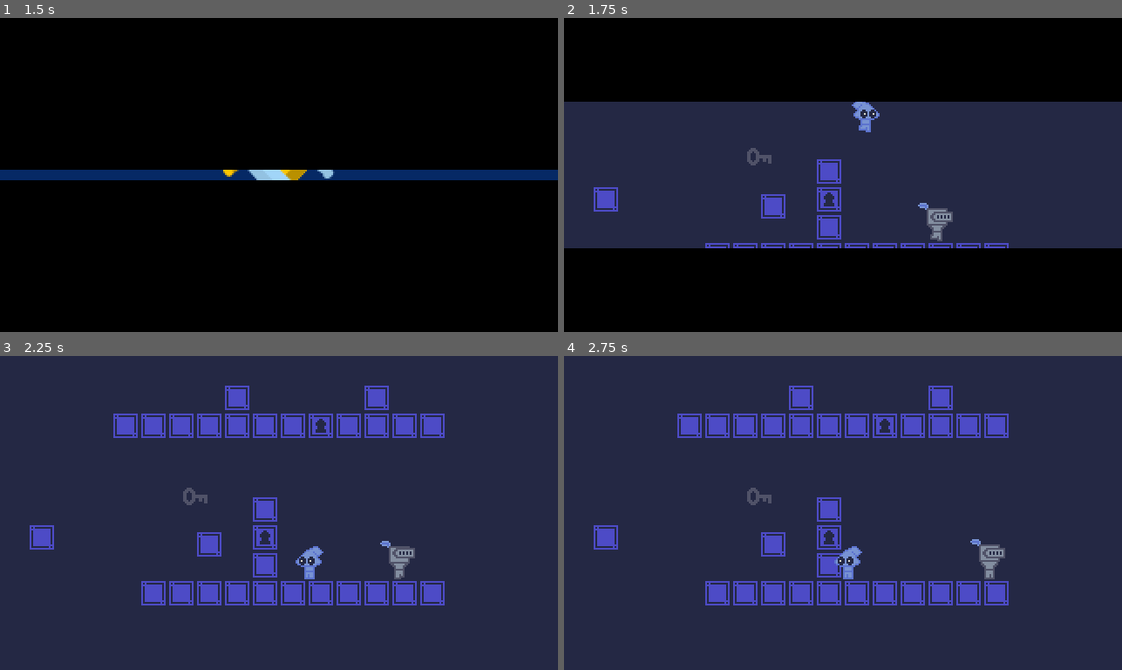
Above: before the commit, frames 1-4 (two rows, left to right).
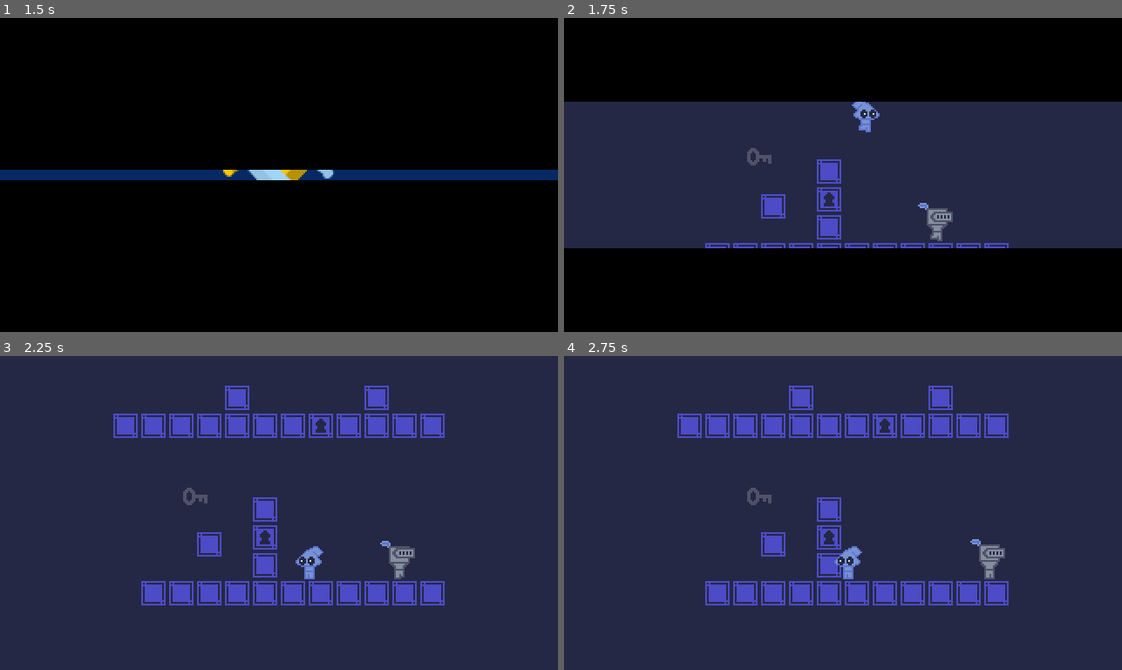
Above: after the commit, the same moments.

Repository: dw3nt/palette-jam-2-break
Game: Godot game, scene res://Main.tscn
Same seed, same stepped clock (60 frames per second), same inputs: the game is played once before the commit and once after it.
Inputs (mouse positions are in pixels of both pictures, inside the frame that each line leads up to):
- Up to frame 1 (1.5 s): tap Enter at 0.5 s; move the mouse to (401, 159) at 0.52 s; hold S (crouch) 0.53-1.28 s; hold D (move_right) from 0.53 s (still down); tap Space (jump) at 0.77 s; move the mouse to (167, 190) at 1.27 s; tap S (crouch) at 1.35 s
- Up to frame 2 (1.75 s): keep holding D (move_right); tap Space (jump) at 1.52 s
- Up to frame 3 (2.25 s): move the mouse to (334, 443) at 2.02 s; release D (move_right) at 2.03 s; hold A (move_left) from 2.03 s (still down); hold E (interact) from 2.03 s (still down)
- Up to frame 4 (2.75 s): keep holding A (move_left); keep holding E (interact); tap S (crouch) at 2.3 s

Frame 1 is identical in both runs. In frame 2, 0.3% of the frame differs, in the area x 5-10%, y 53-62%; in frame 3, 0.3%; in frame 4, 0.3%.

Commit message:
improved vision and sound detection

Diff:
--- a/characters/guard/Chase.gd
+++ b/characters/guard/Chase.gd
@@ -1,6 +1,8 @@
 extends GuardState
 
 const TARGET_POS_OFFSET := Vector2(0, -12)
+
+var isTargetInChaseRange : bool = false
 
 
 func enter_state(params : Dictionary = {}) -> void:
@@ -8,7 +10,7 @@
 
 
 func physics_process(delta : float) -> void:
-	if !canSeeChaseTarget():
+	if !shouldChaseTarget():
 		fsm.change_state("Patrol")
 		return
 
@@ -18,15 +20,21 @@
 	handleFacing(moveDirX)
 
 
-func canSeeChaseTarget() -> bool:
-	var isInVisionCone = .canSeeChaseTarget()
-	return isInVisionCone
+func shouldChaseTarget() -> bool:
+	var isInVisionCone = canSeeChaseTarget()
+	if !isInVisionCone && !isTargetInChaseRange:
+		return false
+
+	return true
 
 
 func exit_state() -> void:
 	fsm.exclaimationSprite.visible = false
 
 
-func _on_ChaseableRangeDetect_body_exited(body : Player) -> void:
-	if !body:
-		return
+func _on_ChaseableRangeDetect_area_entered(area : Area2D) -> void:
+	isTargetInChaseRange = true
+
+
+func _on_ChaseableRangeDetect_area_exited(area : Area2D) -> void:
+	isTargetInChaseRange = false
--- a/characters/guard/Fall.gd
+++ b/characters/guard/Fall.gd
@@ -17,7 +17,6 @@
 		return
 
 	fsm.velocity.y += GRAVITY
-	print(fsm.velocity.y)
 	if abs(fsm.velocity.x) > AIR_MOVE_SPEED && sign(xInput) == sign(fsm.velocity.x):
 		fsm.velocity.x = lerp(fsm.velocity.x, AIR_MOVE_SPEED * sign(fsm.velocity.x), AIR_FRICTION)
 	else:
--- a/characters/guard/Guard.gd
+++ b/characters/guard/Guard.gd
@@ -1,5 +1,6 @@
 extends KinematicBody2D
 
+onready var hearingDetect = $HearingDetect
 onready var stateWrap = $GuardStateMachine as GuardStateMachine
 
 
@@ -26,6 +27,28 @@
 	stateWrap.isOnFloor = is_on_floor()
 
 
+func detectedSound(sound : Sound) -> void:
+	var firstIteration = true
+	var remainingDistance = sound.magnitude
+	var worldSpace = get_world_2d().direct_space_state
+	var startPos = sound.global_position
+	var endPos = hearingDetect.global_position
+	var excludes = []
+	while remainingDistance > 0.0:
+		var intersection = worldSpace.intersect_ray(startPos, endPos, excludes, 272, true, true)
+		if intersection:
+			if intersection.collider.is_in_group("block_vision"):
+				var distanceTraveled = startPos.distance_to(intersection.position)
+				remainingDistance = (remainingDistance - distanceTraveled) / 2.0
+				excludes = [intersection.collider]
+				startPos = intersection.position
+			else:	# ray only looks for wall and guard_listen layers
+				remainingDistance = 0.0
+				stateWrap.state.heardNoise(intersection.position)
+
+		firstIteration = false
+
+
 func _on_HurtDetect_body_entered(body : PickUpItem) -> void:
 	if !body:
 		return
--- a/characters/guard/Guard.tscn
+++ b/characters/guard/Guard.tscn
@@ -11,6 +11,7 @@
 [ext_resource path="res://characters/guard/Alert.gd" type="Script" id=9]
 [ext_resource path="res://assets/images/stun-sparks.png" type="Texture" id=10]
 [ext_resource path="res://characters/guard/Stun.gd" type="Script" id=11]
+[ext_resource path="res://assets/images/question.png" type="Texture" id=12]
 
 [sub_resource type="AtlasTexture" id=9]
 atlas = ExtResource( 10 )
@@ -165,6 +166,9 @@
 [sub_resource type="CircleShape2D" id=14]
 radius = 96.0
 
+[sub_resource type="CircleShape2D" id=16]
+radius = 8.0
+
 [sub_resource type="CapsuleShape2D" id=13]
 radius = 6.0
 height = 12.0
@@ -192,6 +196,11 @@
 visible = false
 position = Vector2( 0, -32 )
 texture = ExtResource( 8 )
+
+[node name="QuestionSprite" type="Sprite" parent="."]
+visible = false
+position = Vector2( 0, -32 )
+texture = ExtResource( 12 )
 
 [node name="CollisionShape2D" type="CollisionShape2D" parent="."]
 visible = false
@@ -211,11 +220,20 @@
 position = Vector2( 0, -15 )
 
 [node name="VisionRangeDetect" type="Area2D" parent="."]
+visible = false
 collision_layer = 0
 collision_mask = 128
 
 [node name="CollisionShape2D" type="CollisionShape2D" parent="VisionRangeDetect"]
 shape = SubResource( 14 )
+
+[node name="HearingDetect" type="Area2D" parent="."]
+position = Vector2( 0, -16 )
+collision_layer = 256
+collision_mask = 0
+
+[node name="CollisionShape2D" type="CollisionShape2D" parent="HearingDetect"]
+shape = SubResource( 16 )
 
 [node name="HurtDetect" type="Area2D" parent="."]
 visible = false
@@ -231,6 +249,7 @@
 animationPlayerPath = NodePath("../AnimationPlayer")
 spritePath = NodePath("../Sprite")
 exclaimationSpritePath = NodePath("../ExclaimationSprite")
+questionSpritePath = NodePath("../QuestionSprite")
 stunSparksSpritePath = NodePath("../StunSparksSprite")
 lineOfSightPosPath = NodePath("../LineOfSightPosition")
 
@@ -271,8 +290,10 @@
 script = ExtResource( 7 )
 
 [node name="ChaseableRangeDetect" type="Area2D" parent="GuardStateMachine/Chase"]
+visible = false
 position = Vector2( 0, -8 )
 collision_layer = 0
+collision_mask = 128
 
 [node name="CollisionShape2D" type="CollisionShape2D" parent="GuardStateMachine/Chase/ChaseableRangeDetect"]
 shape = SubResource( 15 )
@@ -290,5 +311,6 @@
 [connection signal="timeout" from="GuardStateMachine/Idle/Timer" to="GuardStateMachine/Idle" method="_on_Timer_timeout"]
 [connection signal="timeout" from="GuardStateMachine/Patrol/Timer" to="GuardStateMachine/Patrol" method="_on_Timer_timeout"]
 [connection signal="timeout" from="GuardStateMachine/Patrol/EdgeDetect/EdgeTimer" to="GuardStateMachine/Patrol" method="_on_EdgeTimer_timeout"]
-[connection signal="body_exited" from="GuardStateMachine/Chase/ChaseableRangeDetect" to="GuardStateMachine/Chase" method="_on_ChaseableRangeDetect_body_exited"]
+[connection signal="area_entered" from="GuardStateMachine/Chase/ChaseableRangeDetect" to="GuardStateMachine/Chase" method="_on_ChaseableRangeDetect_area_entered"]
+[connection signal="area_exited" from="GuardStateMachine/Chase/ChaseableRangeDetect" to="GuardStateMachine/Chase" method="_on_ChaseableRangeDetect_area_exited"]
 [connection signal="timeout" from="GuardStateMachine/Stun/Timer" to="GuardStateMachine/Stun" method="_on_Timer_timeout"]
--- a/characters/guard/GuardState.gd
+++ b/characters/guard/GuardState.gd
@@ -27,22 +27,32 @@
 			fsm.velocity.x = 0
 
 
+func heardNoise(position : Vector2) -> void:
+	pass
+
+
 func canSeeChaseTarget() -> bool:
 	if fsm.chaseTarget:
+		var worldSpace = get_world_2d().direct_space_state
+
 		var headResult = null
 		var midResult = null
-		var feetResult = get_world_2d().direct_space_state.intersect_ray(fsm.lineOfSightPos.global_position, fsm.chaseTarget.global_position, [], 144, true, true)
+		var feetResult = worldSpace.intersect_ray(fsm.lineOfSightPos.global_position, fsm.chaseTarget.global_position, [], 144, true, true)
 		if fsm.chaseTarget.isCrouched:
-			headResult = get_world_2d().direct_space_state.intersect_ray(fsm.lineOfSightPos.global_position, fsm.chaseTarget.global_position + Vector2(0, -6), [], 144, true, true)
-			midResult = get_world_2d().direct_space_state.intersect_ray(fsm.lineOfSightPos.global_position, fsm.chaseTarget.global_position + Vector2(0, -2), [], 144, true, true)
+			headResult = worldSpace.intersect_ray(fsm.lineOfSightPos.global_position, fsm.chaseTarget.global_position + Vector2(0, -6), [], 144, true, true)
+			midResult = worldSpace.intersect_ray(fsm.lineOfSightPos.global_position, fsm.chaseTarget.global_position + Vector2(0, -2), [], 144, true, true)
 		else:
-			headResult = get_world_2d().direct_space_state.intersect_ray(fsm.lineOfSightPos.global_position, fsm.chaseTarget.global_position + Vector2(0, -18), [], 144, true, true)
-			midResult = get_world_2d().direct_space_state.intersect_ray(fsm.lineOfSightPos.global_position, fsm.chaseTarget.global_position + Vector2(0, -5), [], 144, true, true)
+			headResult = worldSpace.intersect_ray(fsm.lineOfSightPos.global_position, fsm.chaseTarget.global_position + Vector2(0, -18), [], 144, true, true)
+			midResult = worldSpace.intersect_ray(fsm.lineOfSightPos.global_position, fsm.chaseTarget.global_position + Vector2(0, -5), [], 144, true, true)
 
 		var facingVector = Vector2.LEFT if fsm.sprite.flip_h else Vector2.RIGHT
 		var chaseTargetDir = (fsm.chaseTarget.global_position - global_position).normalized()
 		var dotProd = chaseTargetDir.dot(facingVector)
 
-		return ( (feetResult && !feetResult.collider is WallBlock) || (midResult && !midResult.collider is WallBlock) || (headResult && !headResult.collider is WallBlock) ) && dotProd >= FOV_PROD
+		return dotProd >= FOV_PROD && (
+			( feetResult && !feetResult.collider.is_in_group("block_vision") ) ||
+			( midResult && !midResult.collider.is_in_group("block_vision") ) ||
+			( headResult && !headResult.collider.is_in_group("block_vision") )
+		)
 
 	return false
--- a/characters/guard/GuardStateMachine.gd
+++ b/characters/guard/GuardStateMachine.gd
@@ -2,10 +2,12 @@
 class_name GuardStateMachine
 
 export(NodePath) var exclaimationSpritePath
+export(NodePath) var questionSpritePath
 export(NodePath) var stunSparksSpritePath
 export(NodePath) var lineOfSightPosPath
 
 var exclaimationSprite : Sprite
+var questionSprite : Sprite
 var stunSparkSprite : AnimatedSprite
 var lineOfSightPos : Position2D
 
@@ -17,5 +19,6 @@
 func ready() -> void:
 	.ready()
 	exclaimationSprite = get_node(exclaimationSpritePath)
+	questionSprite = get_node(questionSpritePath)
 	stunSparkSprite = get_node(stunSparksSpritePath)
 	lineOfSightPos = get_node(lineOfSightPosPath)
--- a/characters/guard/Idle.gd
+++ b/characters/guard/Idle.gd
@@ -4,6 +4,8 @@
 const IDLE_TIME_MAX := 6.0
 
 var idleTime : float
+var standSoundTarget : Player
+var crouchSoundTarget : Player
 
 onready var timer = $Timer as Timer
 
@@ -29,9 +31,41 @@
 	slideToHalt()
 
 
+func heardNoise(position : Vector2) -> void:
+	fsm.change_state("Patrol", { "noisePosition" : position })
+
+
 func _on_Timer_timeout() -> void:
 	fsm.change_state("Patrol", { "moveDir" : 1 if randf() < 0.5 else -1 })
 
 
 func exit_state() -> void:
 	timer.stop()
+
+
+func _on_StandSoundDetect_body_entered(body : Player) -> void:
+	if !body:
+		return
+
+	standSoundTarget = body
+
+
+func _on_StandSoundDetect_body_exited(body : Player) -> void:
+	if !body:
+		return
+
+	standSoundTarget = null
+
+
+func _on_CrouchSoundDetect_body_entered(body : Player) -> void:
+	if !body:
+		return
+
+	crouchSoundTarget = body
+
+
+func _on_CrouchSoundDetect_body_exited(body : Player) -> void:
+	if !body:
+		return
+
+	crouchSoundTarget = null
--- a/characters/guard/Patrol.gd
+++ b/characters/guard/Patrol.gd
@@ -20,6 +20,10 @@
 
 
 func enter_state(params : Dictionary = {}) -> void:
+	shouldTurnAround = true
+	edgeDetect.enabled = true
+	wallDetect.enabled = true
+
 	if params.keys().has("moveDir") && params.moveDir:
 		moveDir = params.moveDir
 
@@ -27,9 +31,6 @@
 	timer.start(patrolTime)
 	edgeTimer.start()
 
-	shouldTurnAround = true
-	edgeDetect.enabled = true
-	wallDetect.enabled = true
 	handleFacing(moveDir)
 
 
@@ -57,6 +58,10 @@
 	fsm.velocity.x = moveDir * PATROL_SPEED
 
 
+func heardNoise(position : Vector2) -> void:
+	fsm.change_state("Patrol", { "noisePosition" : position })
+
+
 func handleFacing(facingDir : int) -> void:
 	.handleFacing(facingDir)
 	edgeDetect.position.x = facingDir * EDGE_DETECT_OFFSET
@@ -76,3 +81,4 @@
 	wallDetect.enabled = false
 	timer.stop()
 	edgeTimer.stop()
+	fsm.questionSprite.visible = false
--- a/objects/LockedBlock.gd
+++ b/objects/LockedBlock.gd
@@ -1,4 +1,4 @@
-extends StaticBody2D
+extends WallBlock
 
 
 func _on_KeyDetect_body_entered(body : Key) -> void:
--- a/objects/PickupItem.gd
+++ b/objects/PickupItem.gd
@@ -1,5 +1,7 @@
 extends KinematicBody2D
 class_name PickUpItem
+
+signal sound_requested(item, mag)
 
 const THROW_MAGNITUDE_THRESHOLD := 10.0
 const COLLIDER_Y_DIFF := 25.0
@@ -8,6 +10,8 @@
 const AIR_FRICTION := 0.05
 const THROW_FORCE := 150.0
 const MOVE_THRESHOLD := 0.05
+
+export(float) var soundMagnitude := 128.0
 
 var velocity = Vector2.ZERO
 var isThrown : bool = false
@@ -30,10 +34,17 @@
 		velocity.y = GRAVITY
 		velocity.x = lerp(velocity.x, 0.0, FRICTION)
 
+	move_and_slide(velocity, Vector2.UP)
+	if isThrown:
+		for index in get_slide_count():
+			var collision = get_slide_collision(index)
+			if collision.collider.is_in_group("block_vision"):
+				emit_signal("sound_requested", self, soundMagnitude)
+
 	if is_on_ceiling():
+		if isThrown:
+			emit_signal("sound_requested", self, soundMagnitude)
 		velocity.y = GRAVITY
-
-	move_and_slide(velocity, Vector2.UP)
 
 	if abs(velocity.x) < MOVE_THRESHOLD:
 		velocity.x = 0.0
--- /dev/null
+++ b/objects/Sound.gd
@@ -0,0 +1,24 @@
+extends Area2D
+class_name Sound
+
+export(float) var magnitude := 16.0
+
+onready var collisionShape = $CollisionShape2D
+
+
+func _ready() -> void:
+	initCollision()
+
+
+func initCollision() -> void:
+	var circleShape = CircleShape2D.new()
+	circleShape.radius = magnitude
+	collisionShape.shape = circleShape
+
+
+func _on_Sound_area_entered(area) -> void:
+	area.get_parent().detectedSound(self)
+
+
+func _on_Lifetime_timeout() -> void:
+	queue_free()
--- /dev/null
+++ b/objects/Sound.tscn
@@ -0,0 +1,18 @@
+[gd_scene load_steps=2 format=2]
+
+[ext_resource path="res://objects/Sound.gd" type="Script" id=1]
+
+[node name="Sound" type="Area2D"]
+collision_layer = 512
+collision_mask = 256
+script = ExtResource( 1 )
+
+[node name="CollisionShape2D" type="CollisionShape2D" parent="."]
+
+[node name="Lifetime" type="Timer" parent="."]
+wait_time = 0.1
+one_shot = true
+autostart = true
+
+[connection signal="area_entered" from="." to="." method="_on_Sound_area_entered"]
+[connection signal="timeout" from="Lifetime" to="." method="_on_Lifetime_timeout"]
--- a/objects/WallBlock.tscn
+++ b/objects/WallBlock.tscn
@@ -6,7 +6,7 @@
 [sub_resource type="RectangleShape2D" id=1]
 extents = Vector2( 8, 8 )
 
-[node name="WallBlock" type="StaticBody2D"]
+[node name="WallBlock" type="StaticBody2D" groups=["block_vision"]]
 collision_layer = 16
 collision_mask = 15
 script = ExtResource( 2 )
--- a/project.godot
+++ b/project.godot
@@ -83,6 +83,11 @@
 "class": "RoomVars",
 "language": "GDScript",
 "path": "res://main/RoomVars.gd"
+}, {
+"base": "Area2D",
+"class": "Sound",
+"language": "GDScript",
+"path": "res://objects/Sound.gd"
 }, {
 "base": "StaticBody2D",
 "class": "WallBlock",
@@ -105,6 +110,7 @@
 "PlayerState": "",
 "PlayerStateMachine": "",
 "RoomVars": "",
+"Sound": "",
 "WallBlock": ""
 }
 
@@ -250,6 +256,8 @@
 2d_physics/layer_6="lock"
 2d_physics/layer_7="guard_edge"
 2d_physics/layer_8="player_sight"
+2d_physics/layer_9="guard_listen"
+2d_physics/layer_10="sound"
 
 [rendering]
 
--- a/rooms/Playground.gd
+++ b/rooms/Playground.gd
@@ -1,5 +1,14 @@
 extends BaseRoom
+
+const SOUND_SCENE = preload("res://objects/Sound.tscn")
 
 
 func _ready() -> void:
 	emit_signal("room_ready")
+
+
+func _on_Key_sound_requested(item : PickUpItem, mag : float) -> void:
+	var inst = SOUND_SCENE.instance()
+	inst.magnitude = mag
+	inst.global_position = item.global_position
+	add_child(inst)
--- a/rooms/Playground.tscn
+++ b/rooms/Playground.tscn
@@ -39,63 +39,24 @@
 [node name="Playground" instance=ExtResource( 1 )]
 script = ExtResource( 2 )
 
-[node name="WallBlocks" type="TileMap" parent="." index="0"]
+[node name="WallBlocks" type="TileMap" parent="." index="0" groups=["block_vision"]]
 tile_set = SubResource( 2 )
 cell_size = Vector2( 16, 16 )
 collision_layer = 16
 collision_mask = 15
 format = 1
-tile_data = PoolIntArray( 65544, 0, 0, 65549, 0, 0, 131076,  …(118 unchanged characters)… 131086, 0, 0, 131087, 0, 0, 327689, 0, 0 )
+tile_data = PoolIntArray( 65544, 0, 0, 65549, 0, 0, 131076,  …(118 unchanged characters)… 131086, 0, 0, 131087, 0, 0, 327689, 0, 0, 458761, 0, 0, 524293, 0, 0, 524294, 0, 0, 524295, 0, 0, 524296, 0, 0, 524297, 0, 0, 524298, 0, 0, 524299, 0, 0, 524300, 0, 0, 524301, 0, 0, 524302, 0, 0, 524303, 0, 0 )
 
 [node name="BlockWrap" type="Node2D" parent="." index="1"]
 
-[node name="WallBlock14" parent="BlockWrap" index="0" instance=ExtResource( 3 )]
-position = Vector2( 112, 100 )
-
-[node name="WallBlock16" parent="BlockWrap" index="1" instance=ExtResource( 3 )]
-position = Vector2( 80, 128 )
-
-[node name="WallBlock17" parent="BlockWrap" index="2" instance=ExtResource( 3 )]
-position = Vector2( 96, 128 )
-
-[node name="WallBlock18" parent="BlockWrap" index="3" instance=ExtResource( 3 )]
-position = Vector2( 112, 128 )
-
-[node name="WallBlock19" parent="BlockWrap" index="4" instance=ExtResource( 3 )]
-position = Vector2( 128, 128 )
-
-[node name="WallBlock20" parent="BlockWrap" index="5" instance=ExtResource( 3 )]
-position = Vector2( 144, 128 )
-
-[node name="WallBlock21" parent="BlockWrap" index="6" instance=ExtResource( 3 )]
-position = Vector2( 160, 128 )
-
-[node name="WallBlock22" parent="BlockWrap" index="7" instance=ExtResource( 3 )]
-position = Vector2( 176, 128 )
-
-[node name="WallBlock23" parent="BlockWrap" index="8" instance=ExtResource( 3 )]
-position = Vector2( 192, 128 )
-
-[node name="WallBlock24" parent="BlockWrap" index="9" instance=ExtResource( 3 )]
-position = Vector2( 208, 128 )
-
-[node name="WallBlock25" parent="BlockWrap" index="10" instance=ExtResource( 3 )]
-position = Vector2( 224, 128 )
-
-[node name="WallBlock26" parent="BlockWrap" index="11" instance=ExtResource( 3 )]
-position = Vector2( 240, 128 )
-
-[node name="WallBlock27" parent="BlockWrap" index="12" instance=ExtResource( 3 )]
-position = Vector2( 16, 96 )
-
-[node name="WallBlock15" parent="BlockWrap" index="13" instance=ExtResource( 3 )]
-position = Vector2( 144, 112 )
-
-[node name="LockedBlock" parent="BlockWrap" index="14" instance=ExtResource( 5 )]
+[node name="LockedBlock" parent="BlockWrap" index="0" instance=ExtResource( 5 )]
 position = Vector2( 144, 96 )
 
-[node name="LockedBlock2" parent="BlockWrap" index="15" instance=ExtResource( 5 )]
+[node name="LockedBlock2" parent="BlockWrap" index="1" instance=ExtResource( 5 )]
 position = Vector2( 176, 32 )
+
+[node name="WallBlock" parent="BlockWrap" index="2" instance=ExtResource( 3 )]
+position = Vector2( 112, 100 )
 
 [node name="ItemWrap" type="Node2D" parent="." index="2"]
 
@@ -119,3 +80,5 @@
 
 [node name="GuardEdge2" parent="." index="8" instance=ExtResource( 8 )]
 position = Vector2( 256, 32 )
+
+[connection signal="sound_requested" from="ItemWrap/Key" to="." method="_on_Key_sound_requested"]
Binary file added: assets/images/question.aseprite
Binary file added: assets/images/question.png
Not shown, added: assets/images/question.png.import
Not shown: 1 places in characters/guard/Guard.tscn that only renumber resources
